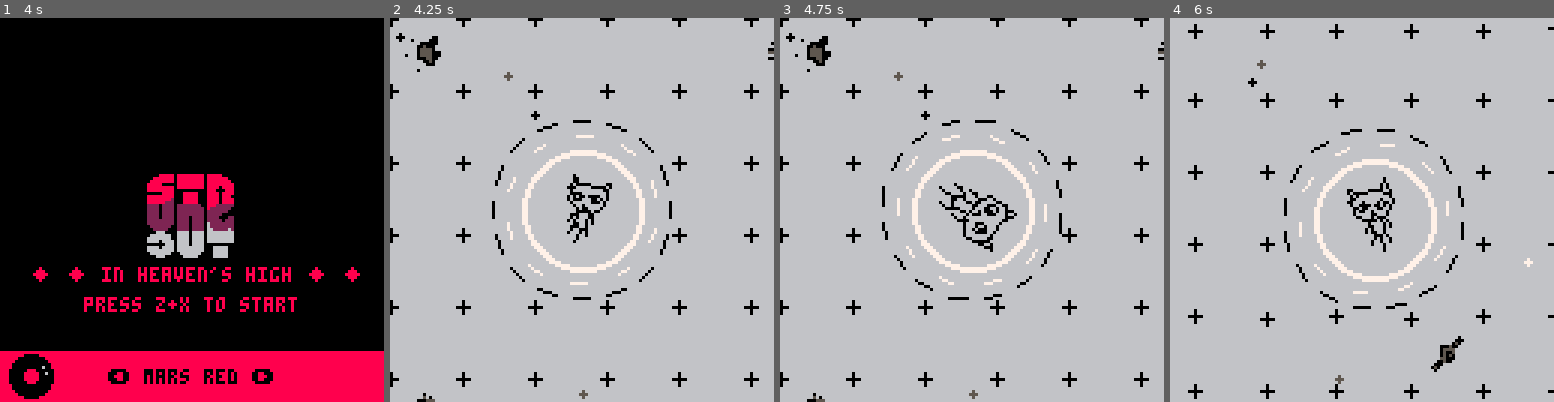
Above: before the commit, frames 1-4 (left to right).
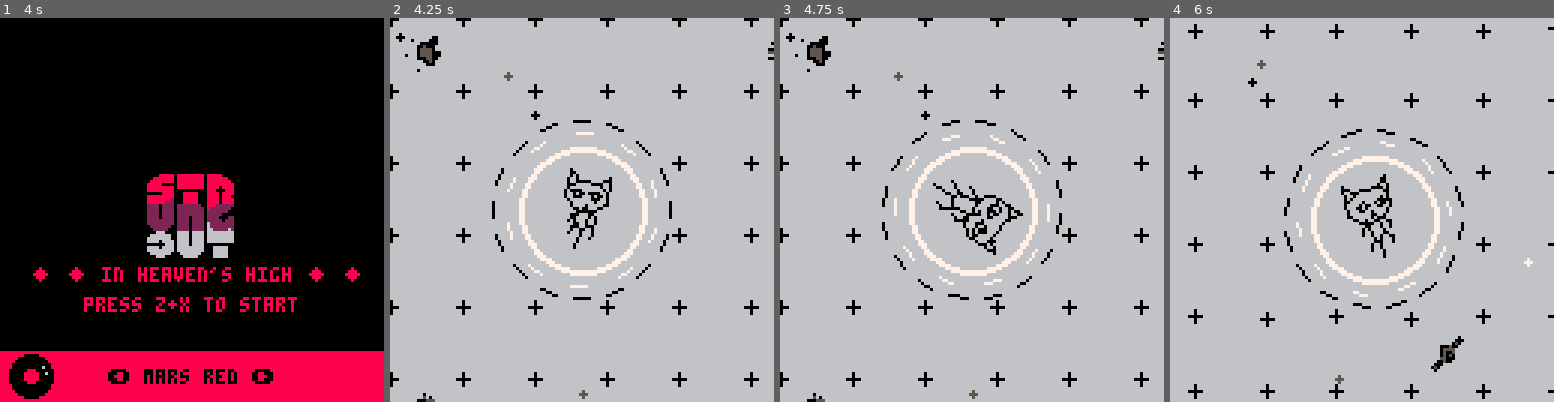
Above: after the commit, the same moments.

Repository: ianmart1n/AGBIC2016
Game: PICO-8 cartridge strungout.p8
Same seed, same stepped clock (60 frames per second), same inputs: the game is played once before the commit and once after it.
Inputs:
- Up to frame 1 (4 s): tap X (X key) at 0.33, 1.07, 1.85, 2.97 s; tap O (Z key) at 0.7, 1.7, 2.1, 2.5, 2.9, 3.3, 3.7 s; hold Right 1.6-2.1 s; hold Up 2.15-2.42 s; hold Right 2.47-3.03 s; hold Left 3.08-3.58 s; hold Down 3.63-3.97 s
- Up to frame 2 (4.25 s): hold Right from 4.02 s (still down); tap X (X key) at 4.08 s; tap O (Z key) at 4.1 s
- Up to frame 3 (4.75 s): tap O (Z key) at 4.5 s; release Right at 4.68 s; hold Up from 4.73 s (still down)
- Up to frame 4 (6 s): tap O (Z key) at 4.9, 5.3, 5.7 s; release Up at 5.03 s; hold Left 5.08-5.68 s; tap X (X key) at 5.2 s; hold Down from 5.73 s (still down)

Frame 1 is identical in both runs. In frame 2, 2.7% of the frame differs, in the area x 28-72%, y 28-72%; in frame 3, 2.7%; in frame 4, 3.2%, in the area x 29-77%, y 28-76%.

Commit message:
rings scale with cat, slightly better placement

Diff:
--- a/strungout.p8
+++ b/strungout.p8
@@ -185,7 +185,7 @@
  cat=entity(0,0,7)
  cat.v_a=0
  cat.v_p=0
- cat.s = 0.3
+ cat.s = 0.33
  cat.cell = nil
  cat.talk={}
  cat.draw=function(_c)
@@ -193,26 +193,26 @@
 
   --rings
   color(0)
-  circfill(0,0,30)
+  circfill(0,0,90*cam.s)
   color(12)
-  circfill(0,0,20)
+  circfill(0,0,66*cam.s)
   for a=0.1,1,0.1 do
    local b=a+time()/10
    line(
-   25*cos(b),25*sin(b),
-   25*cos(b+0.03),25*sin(b+0.03)
+   77*cam.s*cos(b),77*cam.s*sin(b),
+   77*cam.s*cos(b+0.03),77*cam.s*sin(b+0.03)
    )
   end
   color(7)
   for a=0.0625,1,0.0625 do
    local b=a+time()/5
    line(
-   30*cos(b),30*sin(b),
-   30*cos(b+0.03),30*sin(b+0.03)
+   90*cam.s*cos(b),90*cam.s*sin(b),
+   90*cam.s*cos(b+0.03),90*cam.s*sin(b+0.03)
    )
   end
   color(0)
-  circfill(0,0,18)
+  circfill(0,0,60*cam.s)
 
   draw_children(_c)
 
